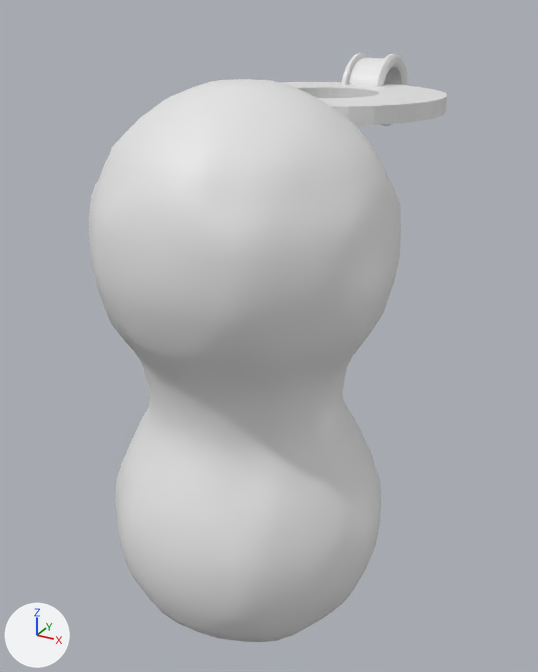
Two versions of the glTF model marioGalaxy.glb, one commit apart.
Rendered twice from a 50 mm lens placed at (27.0, -45.5, 4.3), pointed at (-2.3, 7.9, -22.4). Lighting does not change. The marker at lower left points along +X, +Y and +Z. Where no turn or scale is listed for an object, it has been applied to the vertices. Vertices at the same position are counted once.
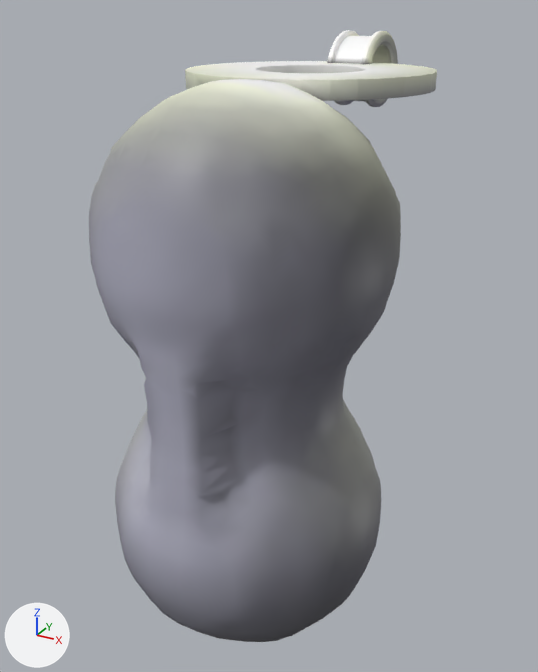
Edits to the scene script, one JSON object a line:
```json
{"op": "add", "block": "mat_defaultmaterial_002", "code": ["mat_defaultmaterial_002 = bpy.data.materials.new('DefaultMaterial.002')", "mat_defaultmaterial_002.use_nodes = True; mat_defaultmaterial_002.node_tree.nodes.clear()", "_N = mat_defaultmaterial_002.node_tree.nodes; _L = mat_defaultmaterial_002.node_tree.links", "n0 = _N.new('ShaderNodeOutputMaterial'); n0.name = 'Material Output'", "n1 = _N.new('ShaderNodeBsdfPrincipled'); n1.name = 'Principled BSDF'", "n2 = _N.new('ShaderNodeVertexColor'); n2.name = 'Color Attribute'", "_L.new(n1.outputs[0], n0.inputs[0])  # 'BSDF' to 'Surface'", "_L.new(n2.outputs[0], n1.inputs[0])  # 'Color' to 'Base Color'"]}
{"op": "add", "block": "mat_defaultmaterial_001", "code": ["mat_defaultmaterial_001 = bpy.data.materials.new('DefaultMaterial.001')", "mat_defaultmaterial_001.use_nodes = True; mat_defaultmaterial_001.node_tree.nodes.clear()", "_N = mat_defaultmaterial_001.node_tree.nodes; _L = mat_defaultmaterial_001.node_tree.links", "n0 = _N.new('ShaderNodeOutputMaterial'); n0.name = 'Material Output'", "n1 = _N.new('ShaderNodeBsdfPrincipled'); n1.name = 'Principled BSDF'", "n2 = _N.new('ShaderNodeVertexColor'); n2.name = 'Color Attribute'", "_L.new(n1.outputs[0], n0.inputs[0])  # 'BSDF' to 'Surface'", "_L.new(n2.outputs[0], n1.inputs[0])  # 'Color' to 'Base Color'"]}
{"op": "add", "block": "mat_defaultmaterial", "code": ["mat_defaultmaterial = bpy.data.materials.new('DefaultMaterial')", "mat_defaultmaterial.use_nodes = True; mat_defaultmaterial.node_tree.nodes.clear()", "_N = mat_defaultmaterial.node_tree.nodes; _L = mat_defaultmaterial.node_tree.links", "n0 = _N.new('ShaderNodeOutputMaterial'); n0.name = 'Material Output'", "n1 = _N.new('ShaderNodeBsdfPrincipled'); n1.name = 'Principled BSDF'", "n2 = _N.new('ShaderNodeVertexColor'); n2.name = 'Color Attribute'", "_L.new(n1.outputs[0], n0.inputs[0])  # 'BSDF' to 'Surface'", "_L.new(n2.outputs[0], n1.inputs[0])  # 'Color' to 'Base Color'"]}
{"block": "me_mesh", "where": "me_mesh.from_pydata(...)  # 2168 vertices, 4332 faces; spans x -11.2..11.2, y -11.2..11.2, z -11.2..34.2"}
{"block": "me_mesh", "where": "# used by ob_mball_002; location = (0.0, 0.0, -34.3)"}
{"block": "me_mesh", "change": "me_mesh part 1: all 56 vertices in x -2.3..2.3, y -10.2..-7.3, z 4.6..18.3 are scaled about their middle by (1, 0.158, 1), then moved by (0.0, -1.3, 0.0)"}
{"block": "me_mesh", "change": "me_mesh part 2: 4328 faces spanning x -11.2..11.2, y -11.2..11.2, z -11.2..34.2 switch from no material to mat_defaultmaterial"}
{"block": "me_cylinder_001", "where": "me_cylinder_001.from_pydata(...)  # 128 vertices, 256 faces; spans x -10.0..10.0, y -10.0..10.0, z -0.7..0.7"}
{"op": "add", "block": "me_cylinder_001", "code": "me_cylinder_001.materials.append(mat_defaultmaterial_001)"}
{"block": "me_cylinder_002", "where": "me_cylinder_002.from_pydata(...)  # 704 vertices, 1408 faces; spans x -2.35..1.61, y -4.17..4.17, z -3.29..3.29"}
{"op": "add", "block": "me_cylinder_002", "code": "me_cylinder_002.materials.append(mat_defaultmaterial_002)"}
{"op": "set", "path": "ob_cylinder.location", "old": "(-0.7, 15.1, -2.9)", "new": "(-0.7, 11.8, -0.9)"}
{"op": "set", "path": "ob_cylinder_001.location", "old": "(-0.3, 26.3, -2.9)", "new": "(-0.3, 23.0, -0.9)"}
```

Location of each change, [x1, y1, x2, y2] in pixels of the pictures (538 x 672 px; the box of a moved part takes in the faces that stretch with it):
```json
{"object": "Cylinder", "change": "recoloured, moved", "before": [284, 82, 447, 126], "after": [185, 61, 437, 101]}
{"object": "Cylinder.001", "change": "recoloured, moved", "before": [341, 53, 408, 126], "after": [327, 30, 398, 107]}
{"part": 1, "of": "me_mesh", "change": "moved or reshaped", "before": [131, 330, 240, 545], "after": [131, 330, 240, 545]}
{"part": 2, "of": "me_mesh", "change": "recoloured", "before": [89, 79, 401, 642], "after": [89, 79, 401, 642]}
```
